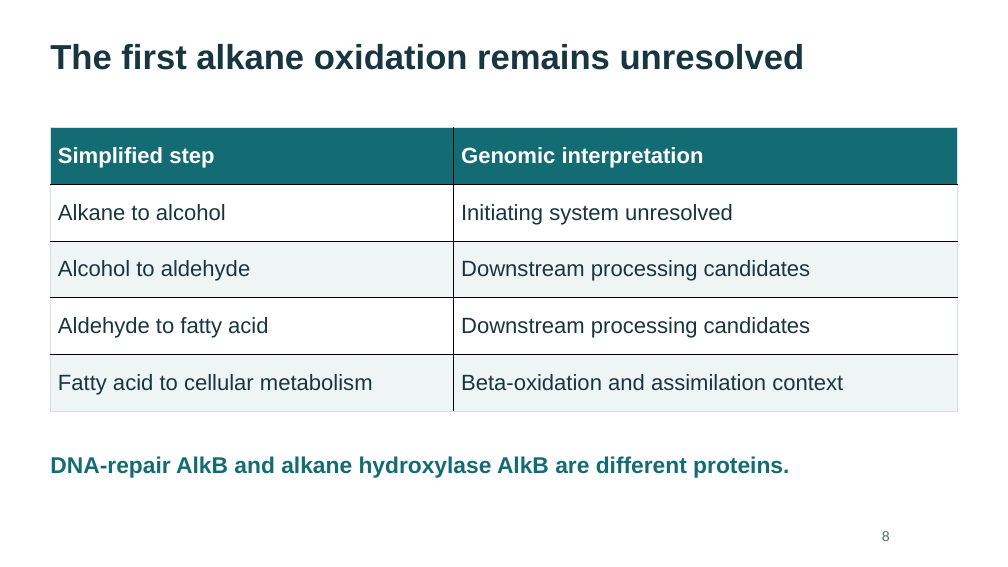
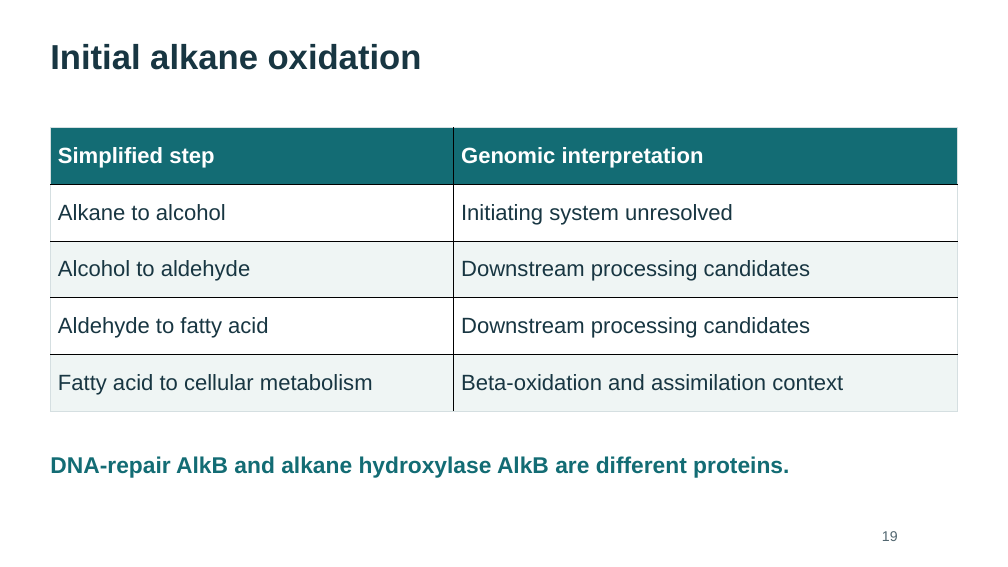
Before and after one commit to WhyAdr/sm-manu, a slide deck: slide 19 of explainer/NMZ-Serratia-genomics-explainer-2026-10-20.pptx (slide 8 before the commit). Drawn at 1008x567 pixels with LibreOffice and Linux fonts; fonts in the diff are those of the drawing. Boxes give left, top, right and bottom in pixels: in the first picture for what was removed or moved away, otherwise in the second. Text is boxed around its words. In the diff, an @@ line names an element or a change of style, - is before the commit and + after.

```diff
--- a/explainer/NMZ-Serratia-genomics-explainer-2026-10-20.pptx
+++ b/explainer/NMZ-Serratia-genomics-explainer-2026-10-20.pptx
@@ text at [50, 44, 422, 70]: text changed @@
-The first alkane oxidation remains unresolved
+Initial alkane oxidation
@@ text at [882, 531, 898, 541]: text changed @@
-8
+19
```
Also in this commit, not shown: 11 other slides changed, 11 slides added, 22 other files.
